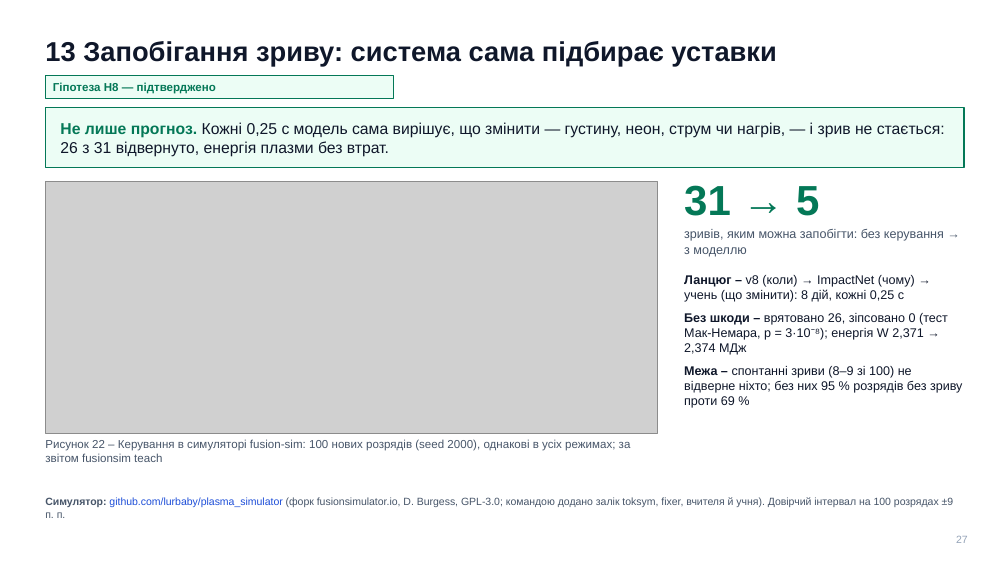
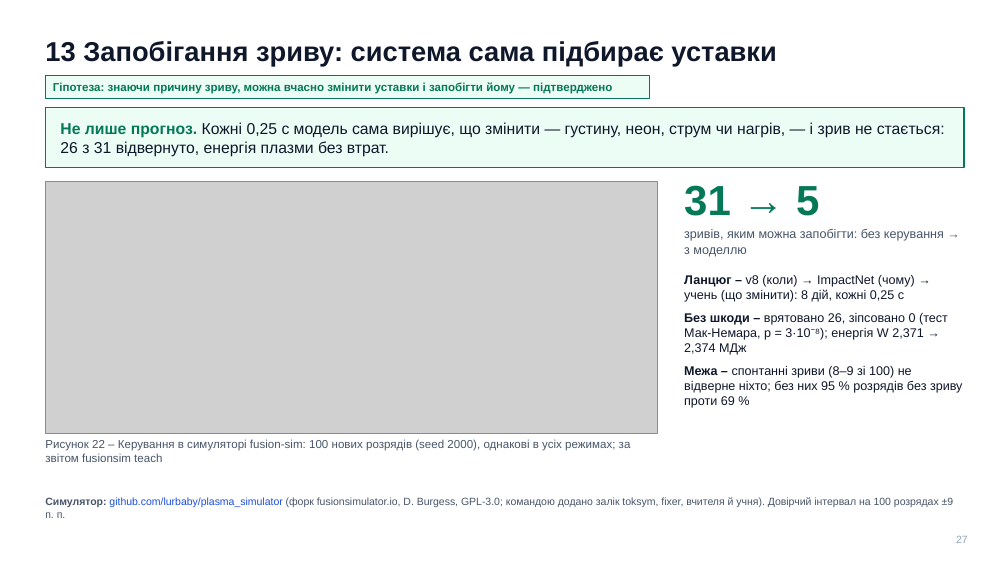
Before and after one commit to llllenah/plasma-disruption-prediction, a slide deck: slide 27 of docs/presentation.pptx. Drawn at 1008x567 pixels with LibreOffice and Linux fonts; fonts in the diff are those of the drawing; grey boxes stand for pictures. Boxes give left, top, right and bottom in pixels: in the first picture for what was removed or moved away, otherwise in the second. Text is boxed around its words. In the diff, an @@ line names an element or a change of style, - is before the commit and + after.

```diff
--- a/docs/presentation.pptx
+++ b/docs/presentation.pptx
@@ rectangle: place and size @@
-rectangle at <box>45,76,393,98</box>
+rectangle at <box>45,76,650,98</box>
@@ text at <box>53,82,612,94</box>: text changed @@
-Гіпотеза H8 — підтверджено
+Гіпотеза: знаючи причину зриву, можна вчасно змінити уставки і запобігти йому — підтверджено
```
Also in this commit, not shown: 6 other slides changed, 1 other file.
